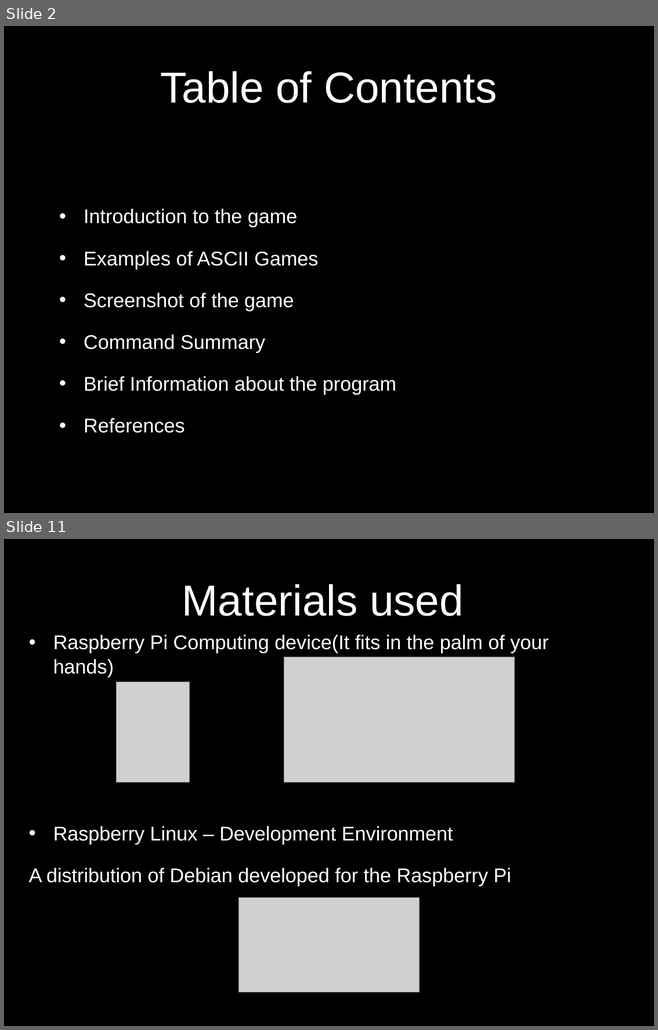
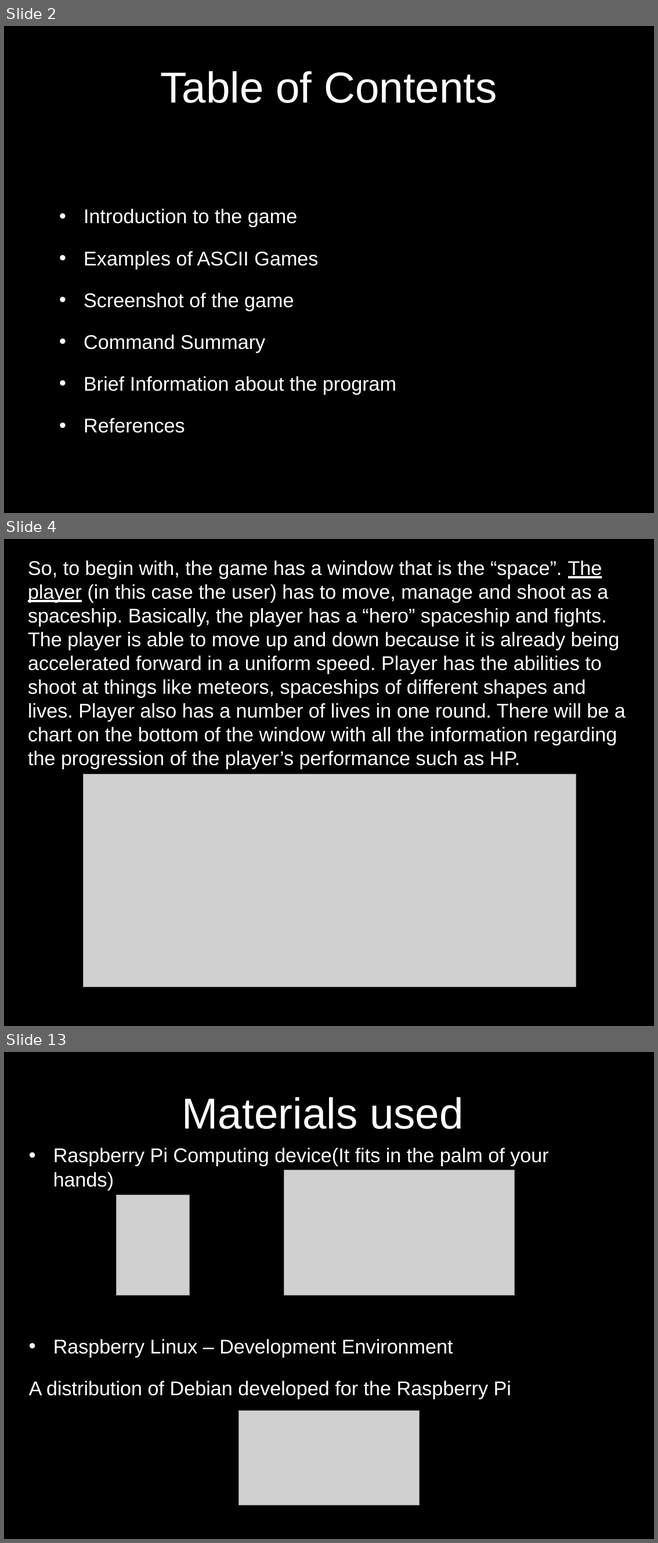
Before and after one commit to harrisonk19/SpaceGame, a slide deck: new_user_documentation.pptx. Shown one above the other, each under a label of ours: slides 2 and 11 before the commit, slides 2, 4 and 13 after it; the slides between them are not shown. The pictures are 658x1030 and 658x1543 pixels, drawn with LibreOffice and Linux fonts; fonts in the diff are those of the drawing; grey boxes stand for pictures; background and template pictures are left out. Boxes give left, top, right and bottom in pixels: in the first picture for what was removed or moved away, otherwise in the second. Text is boxed around its words. In the diff, an @@ line names an element or a change of style, - is before the commit and + after.

```diff
--- a/new_user_documentation.pptx
+++ b/new_user_documentation.pptx
@@ slide 4 added at box(4, 539, 654, 1026), background picture (left out) @@
@@ text added at box(28, 560, 625, 769), 22 pt, text #FFFFFF @@
+So, to begin with, the game has a window that is the “space”. The player (in this case the user) has to move, manage and shoot as a spaceship. Basically, the player has a “hero” spaceship and fights. The player is able to move up and down because it is already being accelerated forward in a uniform speed. Player has the abilities to shoot at things like meteors, spaceships of different shapes and lives. Player also has a number of lives in one round. There will be a chart on the bottom of the window with all the information regarding the progression of the player’s performance such as HP.
@@ picture added at box(83, 774, 576, 987) @@
@@ what was slide 11 is now slide 13 @@
```
Also in this commit, not shown: 5 slides changed, 4 other slides added, 2 slides removed.
